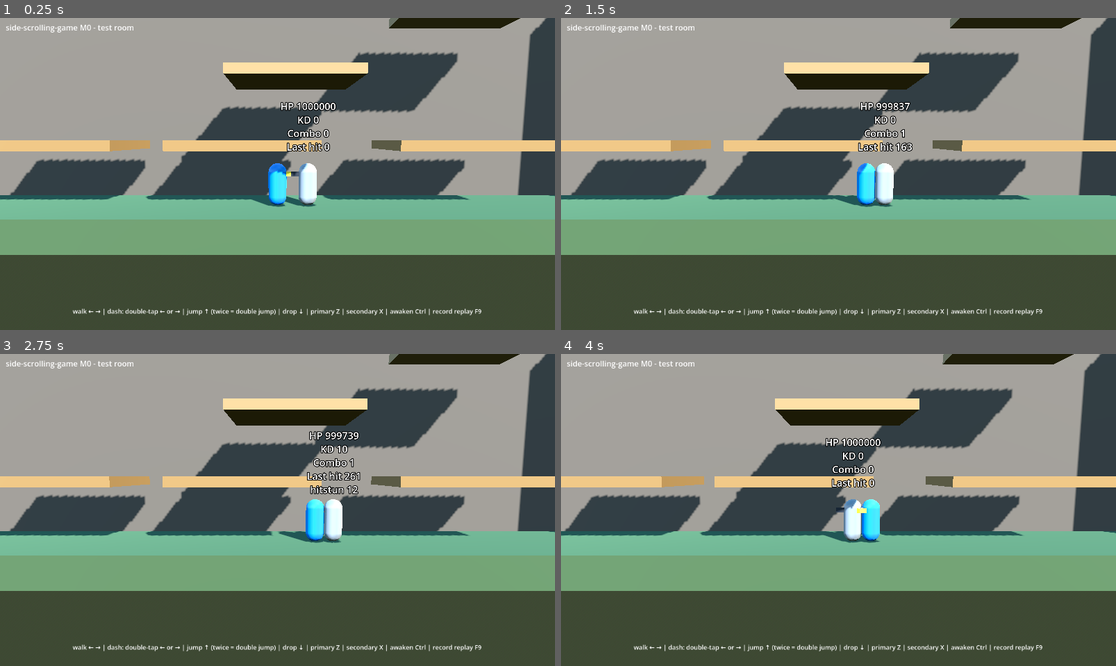
Above: before the commit, frames 1-4 (two rows, left to right).
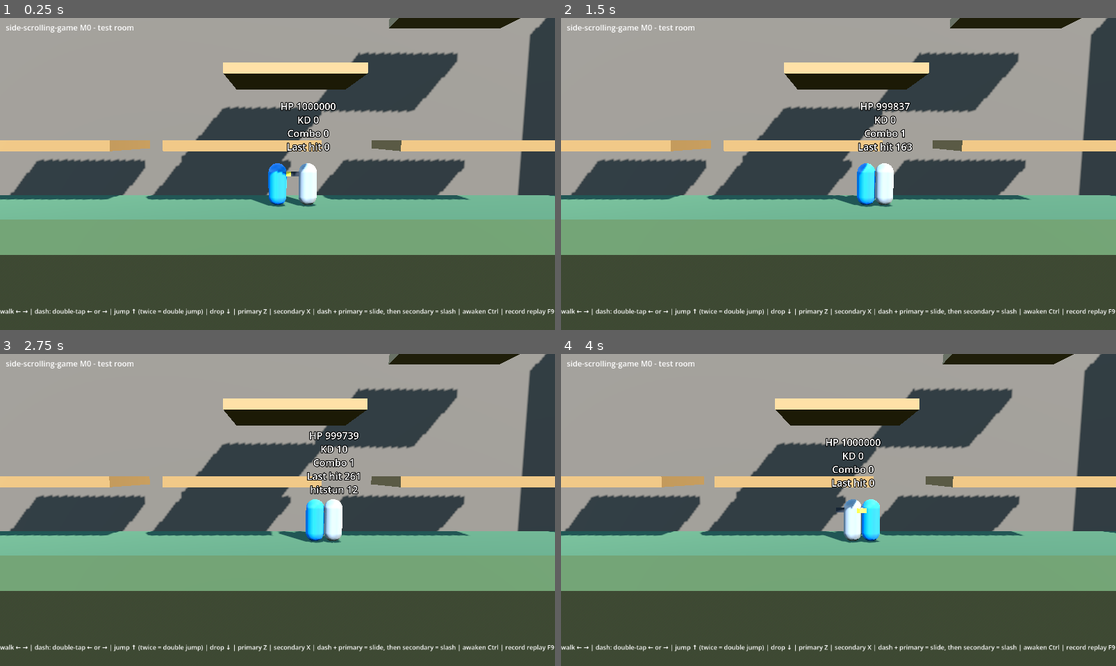
Above: after the commit, the same moments.

Repository: asty8926/side-scrolling-game
Game: Godot game, scene res://game/main.tscn
The game is run twice, just before and just after one commit, with the same random seed, the same clock (stepped at 60 frames per second) and the same inputs.
Inputs (mouse positions are in pixels of both pictures, inside the frame that each line leads up to):
- Up to frame 1 (0.25 s): no input
- Up to frame 2 (1.5 s): tap Enter at 0.5 s; move the mouse to (960, 158) at 0.52 s; hold Right (right) 0.53-1.25 s; hold Z (attack_z) 0.53-1.25 s; tap X (attack_x) at 0.6 s; click (960, 158) at 0.67 s; drag from (727, 189) to (810, 236) at 1.27 s
- Up to frame 3 (2.75 s): tap F4 (debug_reset) at 2 s; move the mouse to (333, 441) at 2.02 s; hold Right (right) from 2.03 s (still down); tap Ctrl (awaken) at 2.1 s; tap X (attack_x) at 2.3 s
- Up to frame 4 (4 s): release Right (right) at 2.75 s; drag from (810, 572) to (672, 463) at 2.77 s; tap F4 (debug_reset) at 3.5 s; move the mouse to (1005, 556) at 3.52 s; hold Left (left) from 3.53 s (still down); hold Z (attack_z) from 3.53 s (still down); tap Ctrl (awaken) at 3.8 s

The runs differ from the first frame. In frame 1, 1.0% of the frame differs, in the area x 0-100%, y 93-96%; in frame 2, 1.0%; in frame 3, 1.0%; in frame 4, 1.0%.

Commit message:
docs: how to try >>WX, and M0 choices for auto-turn and edges

Diff:
--- a/game/input/input_hint.gd
+++ b/game/input/input_hint.gd
@@ -3,4 +3,4 @@
 
 
 func _process(_delta: float) -> void:
-	text = "walk ← → | dash: double-tap ← or → | jump ↑ (twice = double jump) | drop ↓ | primary %s | secondary %s | awaken %s | record replay F9" % [KeyLabel.for_action(&"attack_z"), KeyLabel.for_action(&"attack_x"), KeyLabel.for_action(&"awaken")]
+	text = "walk ← → | dash: double-tap ← or → | jump ↑ (twice = double jump) | drop ↓ | primary %s | secondary %s | dash + primary = slide, then secondary = slash | awaken %s | record replay F9" % [KeyLabel.for_action(&"attack_z"), KeyLabel.for_action(&"attack_x"), KeyLabel.for_action(&"awaken")]
Not shown, changed: docs/systems/04-night-watcher-slide-x.md
